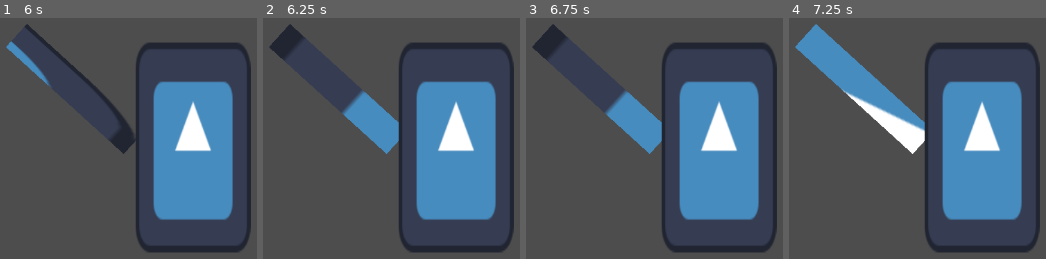
Above: before the commit, frames 1-4 (left to right).
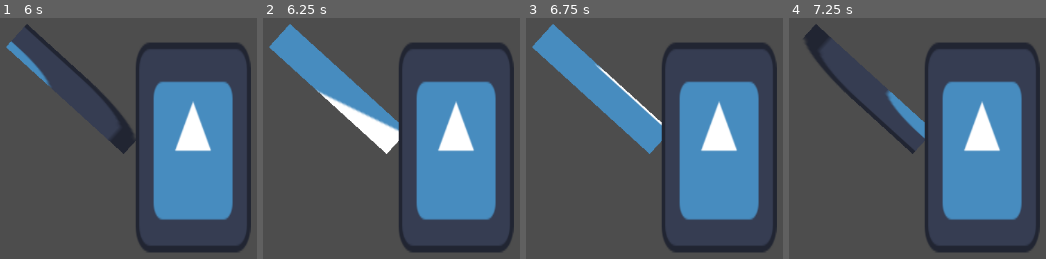
Above: after the commit, the same moments.

Repository: Inquisitor718/Casa-de-Penguin
Game: Godot game, scene res://Pond.tscn
Two runs of this game, one before a commit and one after it. Both use one fixed random seed, a clock stepped at 60 frames per second and the inputs below. This scene is started directly instead of the project's main scene. The engine's default icon, where the game draws it, is replaced by a stand-in: a white triangle on a blue panel in a dark square.
Inputs (mouse positions are in pixels of both pictures, inside the frame that each line leads up to):
- Up to frame 1 (6 s): click (192, 148) at 0.5 s; click (192, 148) at 1.25 s; click (192, 148) at 2 s; tap Enter at 2.75, 4.25, 5.75 s; tap Space at 3.5, 5 s
- Up to frame 2 (6.25 s): no input
- Up to frame 3 (6.75 s): no input
- Up to frame 4 (7.25 s): no input

Frame 1 is identical in both runs. In frame 2, 7.0% of the frame differs, in the area x 2-53%, y 2-57%; in frame 3, 5.4%; in frame 4, 7.4%.

Commit message:
tweaked pond

Diff:
--- a/casa-de-penguin/Pond.gd
+++ b/casa-de-penguin/Pond.gd
@@ -10,20 +10,25 @@
 	for i in range(4):
 		await get_tree().create_timer(fish_interval).timeout
 		fish_on_hook()
+
+
 func _process(delta: float) -> void:
-	pass
+	reel.value -= 5.0 * delta
+
+
 func fish_on_hook():
 	print("fish on hook")
 	IsFish = true
 	rod.play("default")
 	await get_tree().create_timer(reel_interval).timeout
 	IsFish = false
+	reel.value = 0
 
 func _on_texture_button_pressed() -> void:
 	if IsFish:
 		print("reeling in")
 		reel.value += 12.5
-		if reel.value == 100:
+		if reel.value >= 100:
 			print("fish caught")
 			IsFish = false
 			reel.value = 0
--- a/casa-de-penguin/Pond.tscn
+++ b/casa-de-penguin/Pond.tscn
@@ -120,8 +120,13 @@
 }],
 "loop": false,
 "name": &"default",
-"speed": 1.5
+"speed": 7.5
 }]
+
+[sub_resource type="Gradient" id="Gradient_4nafw"]
+
+[sub_resource type="GradientTexture2D" id="GradientTexture2D_mck8p"]
+gradient = SubResource("Gradient_4nafw")
 
 [node name="Node2D" type="Node2D"]
 script = ExtResource("1_4nafw")
@@ -156,6 +161,6 @@
 offset_bottom = 693.0
 rotation = -1.5707964
 scale = Vector2(2.3130333, 0.63180476)
-texture_progress = ExtResource("2_mck8p")
+texture_progress = SubResource("GradientTexture2D_mck8p")
 
 [connection signal="pressed" from="TextureButton" to="." method="_on_texture_button_pressed"]
Not shown: 1 places in casa-de-penguin/Pond.tscn that only renumber resources
